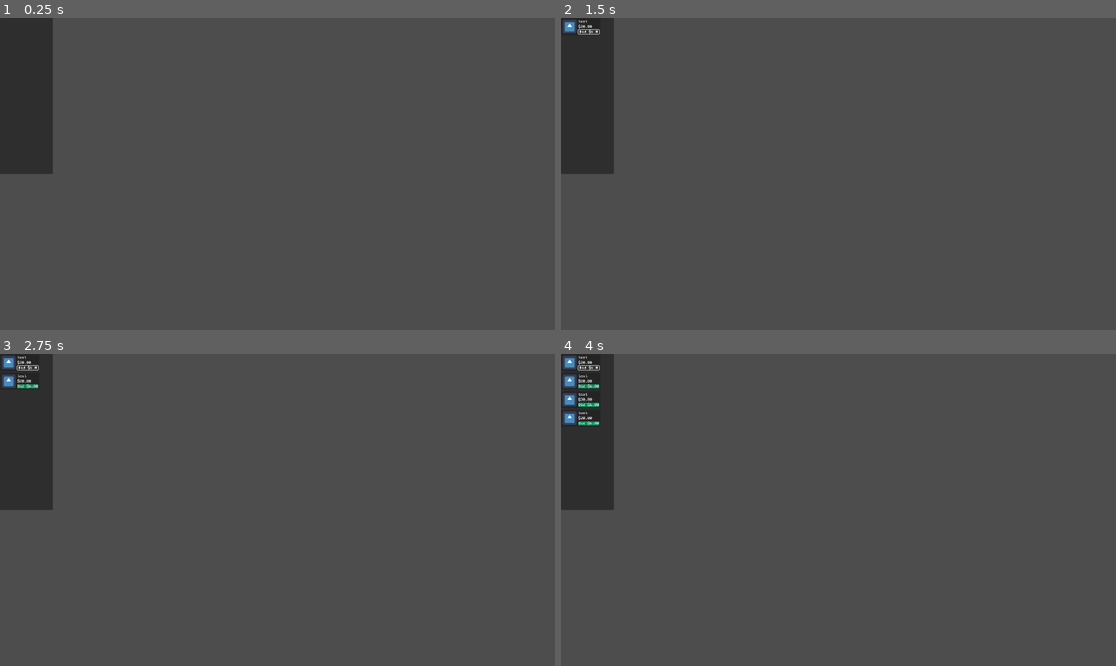
Above: before the commit, frames 1-4 (two rows, left to right).
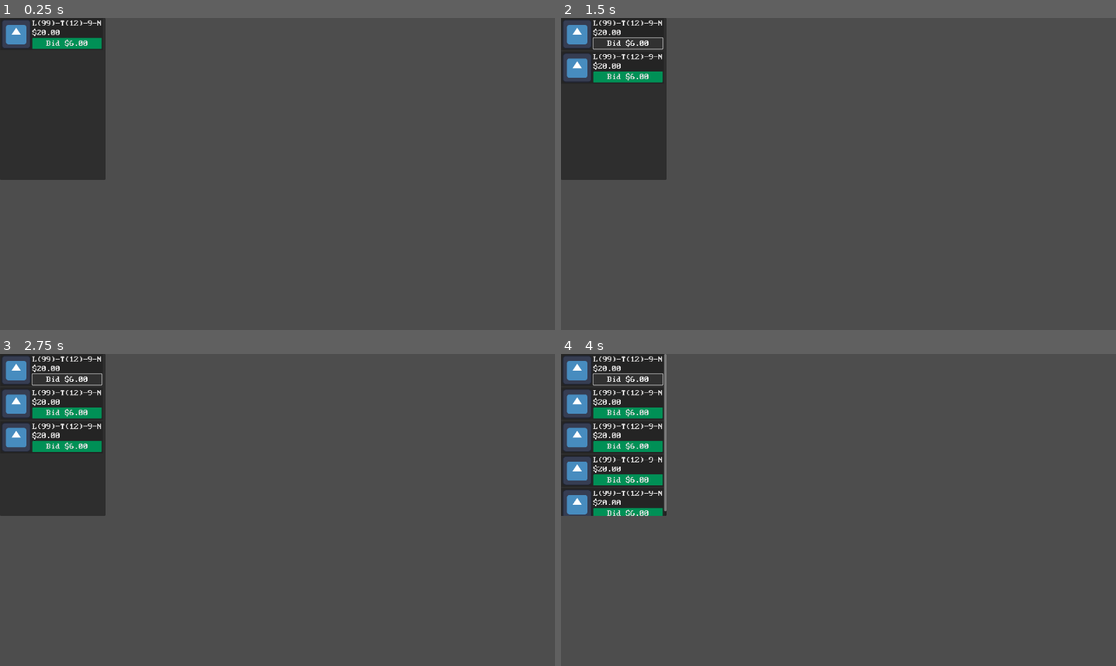
Above: after the commit, the same moments.

Repository: nirefi/fish
Game: Godot game, scene res://scenes/item_list.tscn
Same seed, same stepped clock (60 frames per second), same inputs: the game is played once before the commit and once after it. The engine's default icon, where the game draws it, is replaced by a stand-in: a white triangle on a blue panel in a dark square.
Inputs (mouse positions are in pixels of both pictures, inside the frame that each line leads up to):
- Up to frame 1 (0.25 s): no input
- Up to frame 2 (1.5 s): click (627, 42) at 0.5 s, where only the run after the commit has a clickable "Bid $6.00"; click "Bid $6.00" at 1.25 s
- Up to frame 3 (2.75 s): click "Bid $6.00" at 2 s
- Up to frame 4 (4 s): tap Enter at 2.75 s; tap Space at 3.5 s

The runs differ from the first frame. In frame 1, 5.7% of the frame differs, in the area x 0-20%, y 0-52%; in frame 2, 6.2%; in frame 3, 6.9%; in frame 4, 7.8%.

Commit message:
increased item size

Diff:
--- a/scenes/item.tscn
+++ b/scenes/item.tscn
@@ -15,8 +15,8 @@
 border_color = Color(0.172549, 0.172549, 0.172549, 1)
 
 [node name="ItemContainer" type="PanelContainer"]
-offset_right = 113.0
-offset_bottom = 60.0
+offset_right = 347.0
+offset_bottom = 102.0
 theme_override_styles/panel = SubResource("StyleBoxFlat_rnwxj")
 script = ExtResource("1_ysstc")
 
@@ -51,6 +51,8 @@
 
 [node name="BuyButton" type="Button" parent="ItemMargin/ItemDisplay/ItemInfoPanel"]
 layout_mode = 2
+size_flags_vertical = 3
 theme_override_fonts/font = ExtResource("3_i0anf")
+theme_override_font_sizes/font_size = 32
 theme_override_styles/normal = ExtResource("4_s1c2d")
 text = "Bid $6.00"
--- a/scenes/item_list.tscn
+++ b/scenes/item_list.tscn
@@ -3,8 +3,9 @@
 [ext_resource type="Script" path="res://scripts/auction_generator.gd" id="1_h0yud"]
 
 [node name="ItemList" type="PanelContainer"]
-offset_right = 183.0
-offset_bottom = 540.0
+offset_bottom = 560.0
+size_flags_horizontal = 3
+size_flags_vertical = 3
 script = ExtResource("1_h0yud")
 
 [node name="ItemListScrollContainer" type="ScrollContainer" parent="."]
--- a/scenes/order.tscn
+++ b/scenes/order.tscn
@@ -56,6 +56,8 @@
 [node name="CompleteButton" type="Button" parent="OrderMargin/OrderDisplay/InfoPanel"]
 layout_mode = 2
 theme_override_fonts/font = ExtResource("3_1h1jw")
+theme_override_font_sizes/font_size = 32
 theme_override_styles/disabled = ExtResource("4_01cdv")
 theme_override_styles/normal = ExtResource("4_5a7cq")
+disabled = true
 text = "Complete"
--- a/scenes/order_display.tscn
+++ b/scenes/order_display.tscn
@@ -78,7 +78,8 @@
 [node name="DescriptionRichTextLabel" type="RichTextLabel" parent="MarginContainer/VBoxContainer/DisplayDescription/MarginContainer"]
 layout_mode = 2
 theme_override_fonts/normal_font = ExtResource("3_477h2")
+theme_override_font_sizes/normal_font_size = 32
 bbcode_enabled = true
-text = "[font_size=32]Hi![/font_size]
+text = "[font_size=64]Hi![/font_size]
 My son [color=pink]loves[/color] catfish. I need a catfish with a quality above 60 to surprise my boy on his special day! "
 fit_content = true
--- a/scripts/auction_generator.gd
+++ b/scripts/auction_generator.gd
@@ -27,12 +27,13 @@
 
 func _ready() -> void:
 	print(get_first_char("test"))
+	create_button()
 
 func create_button():
 	# instantiate my item template and add it to the list
 	var auction_item_instance = auction_item.instantiate()
 	item_list_container.add_child(auction_item_instance)
-	auction_item_instance.stats_label.text = "test"
+	auction_item_instance.stats_label.text = "L(99)-T(12)-9-N"
 
 
 func _on_item_spawn_timer_timeout() -> void:
--- a/styles/default_button_disabled.tres
+++ b/styles/default_button_disabled.tres
@@ -2,5 +2,10 @@
 
 [resource]
 bg_color = Color(1.38376e-07, 0.233451, 0.12758, 1)
+border_width_left = 5
+border_width_top = 5
+border_width_right = 5
+border_width_bottom = 5
+border_color = Color(0, 0.235294, 0.129412, 1)
 corner_radius_top_left = 2
 corner_radius_bottom_right = 2
--- a/styles/default_button_normal.tres
+++ b/styles/default_button_normal.tres
@@ -2,5 +2,10 @@
 
 [resource]
 bg_color = Color(2.93598e-06, 0.565964, 0.336547, 1)
+border_width_left = 5
+border_width_top = 5
+border_width_right = 5
+border_width_bottom = 5
+border_color = Color(0, 0.564706, 0.337255, 1)
 corner_radius_top_left = 2
 corner_radius_bottom_right = 2
--- a/styles/default_label.tres
+++ b/styles/default_label.tres
@@ -4,4 +4,5 @@
 
 [resource]
 font = ExtResource("1_kgltg")
+font_size = 32
 font_color = Color(0.87451, 0.870588, 0.870588, 1)
